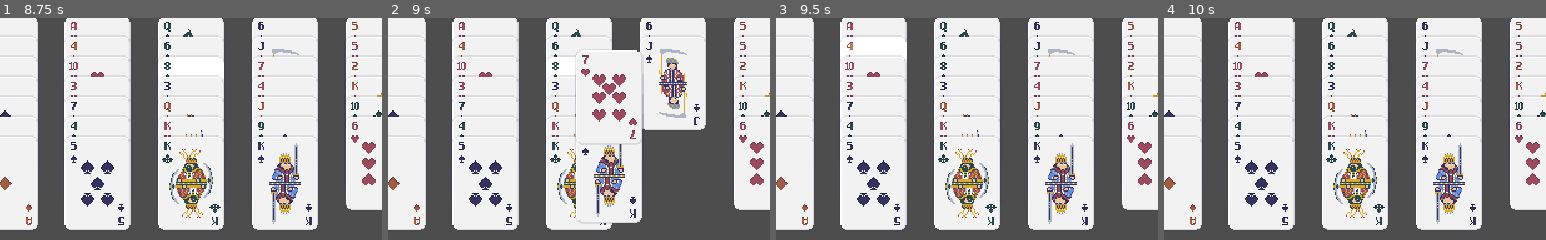
Above: before the commit, frames 1-4 (left to right).
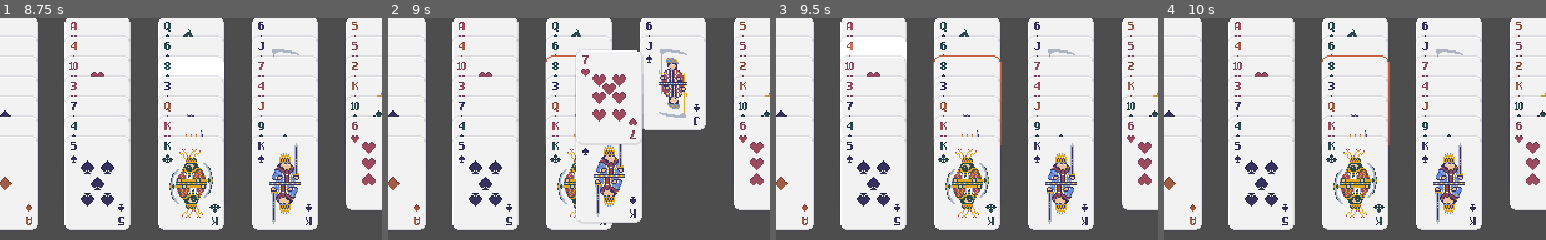
Above: after the commit, the same moments.

Repository: rodeoclown/GoodEnoughFreeCell
Game: Godot game, scene res://Table/table.tscn
Same seed, same stepped clock (60 frames per second), same inputs: the game is played once before the commit and once after it.
Inputs (mouse positions are % of the whole screen's width and height, from its top left):
- Up to frame 1 (8.75 s): tap Enter at 0.5, 2, 3.5 s; drag from (6, 13) to (60, 27) at 0.52 s; tap Space at 1.25, 2.75, 4.25 s; drag from (60, 13) to (45, 70) at 1.27 s; move the mouse to (17, 13) at 2.02 s; press the mouse at (17, 13) at 2.03 s; release the mouse at (17, 13) at 2.75 s; drag from (71, 13) to (19, 34) at 2.77 s; drag from (29, 13) to (55, 49) at 3.52 s; drag from (83, 13) to (34, 24) at 4.27 s; move the mouse to (40, 13) at 5.02 s; press the mouse at (40, 13) at 5.03 s; release the mouse at (40, 13) at 5.75 s; drag from (94, 13) to (29, 54) at 5.77 s; drag from (7, 39) to (60, 27) at 6.52 s; drag from (19, 39) to (45, 70) at 7.27 s; move the mouse to (32, 39) at 8.02 s; press the mouse at (32, 39) at 8.03 s
- Up to frame 2 (9 s): release the mouse at (32, 39) at 8.75 s; drag from (44, 39) to (19, 34) at 8.77 s
- Up to frame 3 (9.5 s): no input
- Up to frame 4 (10 s): move the mouse to (81, 65) at 9.52 s; press the mouse at (81, 65) at 9.53 s
The pictures show only the part of the screen within x 7-57%, y 29-79%; the shares and areas given below are measured in that part.

Frame 1 is identical in both runs. In frame 2, 0.2% of the frame differs, in the area x 41-50%, y 16-58%; in frame 3, 0.4%, in the area x 41-60%, y 16-58%; in frame 4, 0.4%.

Commit message:
Add a selection highlight

Diff:
--- a/Card/card.gd
+++ b/Card/card.gd
@@ -57,7 +57,7 @@
 var root_ancestor: CardFrame = null
 
 @onready
-var sprite = %AnimatedSprite2D
+var sprite: AnimatedSprite2D = %AnimatedSprite2D
 
 func _init() -> void:
 	modulate_colour = Color(1.25, 1.25, 1.25)
--- /dev/null
+++ b/Card/card_select.gdshader
@@ -0,0 +1,73 @@
+shader_type canvas_item;
+
+uniform bool allow_out_of_bounds = true;
+uniform float outline_thickness: hint_range(0.0, 16.0, 1.0) = 1.0;
+uniform vec4 outline_color: source_color = vec4(1.0);
+
+bool is_inside_usquare(vec2 x) {
+	return x == clamp(x, vec2(0.0), vec2(1.0));
+}
+
+vec4 blend(vec4 bottom, vec4 top) {
+    float alpha = top.a + bottom.a * (1.0 - top.a);
+    if (alpha < 0.0001) return vec4(0.0);
+
+    vec3 color = mix(bottom.rgb * bottom.a, top.rgb, top.a) / alpha;
+    return vec4(color, alpha);
+}
+
+void vertex() {
+	if (allow_out_of_bounds) VERTEX += (UV * 2.0 - 1.0) * outline_thickness;
+}
+
+void fragment() {
+	if (outline_thickness > 0.0 && outline_color.a > 0.0) {
+		vec2 uv = UV;
+		vec4 texture_color = texture(TEXTURE, UV);
+
+		if (allow_out_of_bounds) {
+			vec2 texture_pixel_size = vec2(1.0) / (vec2(1.0) / TEXTURE_PIXEL_SIZE + vec2(outline_thickness * 2.0));
+			uv = (uv - texture_pixel_size * outline_thickness) * TEXTURE_PIXEL_SIZE / texture_pixel_size;
+
+			if (is_inside_usquare(uv)) {
+				texture_color = texture(TEXTURE, uv);
+			} else {
+				texture_color = vec4(0.0);
+			}
+		}
+
+		float alpha = 0.0;
+
+		for (float y = 1.0; y <= outline_thickness; y++) {
+			for (float x = 0.0; x <= y; x++) {
+				if (length(vec2(x, y - 0.5)) > outline_thickness) break;
+
+				float look_at_alpha;
+				vec2 look_at_uv[8] = {
+					uv + vec2(x, y) * TEXTURE_PIXEL_SIZE,
+					uv + vec2(-x, y) * TEXTURE_PIXEL_SIZE,
+					uv + vec2(x, -y) * TEXTURE_PIXEL_SIZE,
+					uv + vec2(-x, -y) * TEXTURE_PIXEL_SIZE,
+					uv + vec2(y, x) * TEXTURE_PIXEL_SIZE,
+					uv + vec2(-y, x) * TEXTURE_PIXEL_SIZE,
+					uv + vec2(y, -x) * TEXTURE_PIXEL_SIZE,
+					uv + vec2(-y, -x) * TEXTURE_PIXEL_SIZE
+				};
+
+				for (int i = 0; i < 8; i++) {
+					if (is_inside_usquare(look_at_uv[i])) {
+						look_at_alpha = texture(TEXTURE, look_at_uv[i]).a;
+						if (look_at_alpha > alpha) alpha = look_at_alpha;
+						if (1.0 - alpha < 0.0001) break;
+					}
+				}
+
+				if (1.0 - alpha < 0.0001) break;
+			}
+
+			if (1.0 - alpha < 0.0001) break;
+		}
+
+		COLOR = blend(vec4(outline_color.rgb, alpha * outline_color.a), texture_color);
+	}
+}
--- /dev/null
+++ b/Card/card_select_material.tres
@@ -0,0 +1,9 @@
+[gd_resource type="ShaderMaterial" format=3 uid="uid://bsyhlnsdwwmg0"]
+
+[ext_resource type="Shader" uid="uid://cdqiy6so7s8ia" path="res://Card/card_select.gdshader" id="1_0hdnh"]
+
+[resource]
+shader = ExtResource("1_0hdnh")
+shader_parameter/allow_out_of_bounds = false
+shader_parameter/outline_thickness = 1.0
+shader_parameter/outline_color = Color(0.85104686, 0.39847624, 0.22417721, 1)
--- a/selection_manager.gd
+++ b/selection_manager.gd
@@ -1,13 +1,13 @@
 extends Node
+
+const SELECT_SHADER_MATERIAL = preload("res://Card/card_select_material.tres")
 
 var selected_card: Card:
 	set(value):
-		if value == null:
-			#TODO: Clear the highlight on the selected card
-			prints("Unselecting %s" % SelectionManager.selected_card)
-			pass
-		else:
-			#TODO: Set a highlight on the selected card
-			prints("Selecting %s" % SelectionManager.selected_card)
-			pass
+		if (selected_card):
+			selected_card.sprite.material = null
+
+		if (value):
+			value.sprite.material = SELECT_SHADER_MATERIAL
+
 		selected_card = value
Not shown, added: Card/card_select.gdshader.uid
